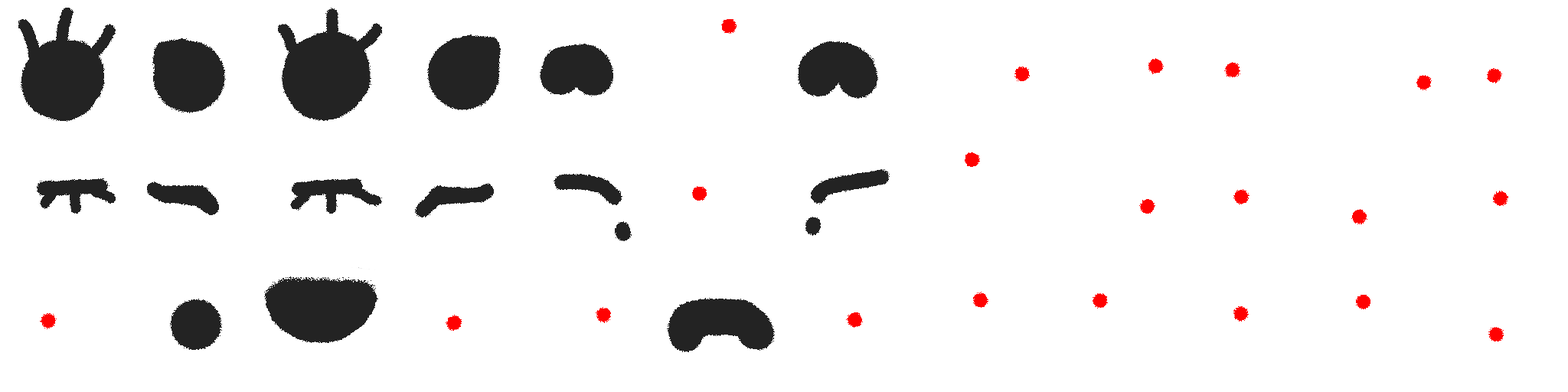
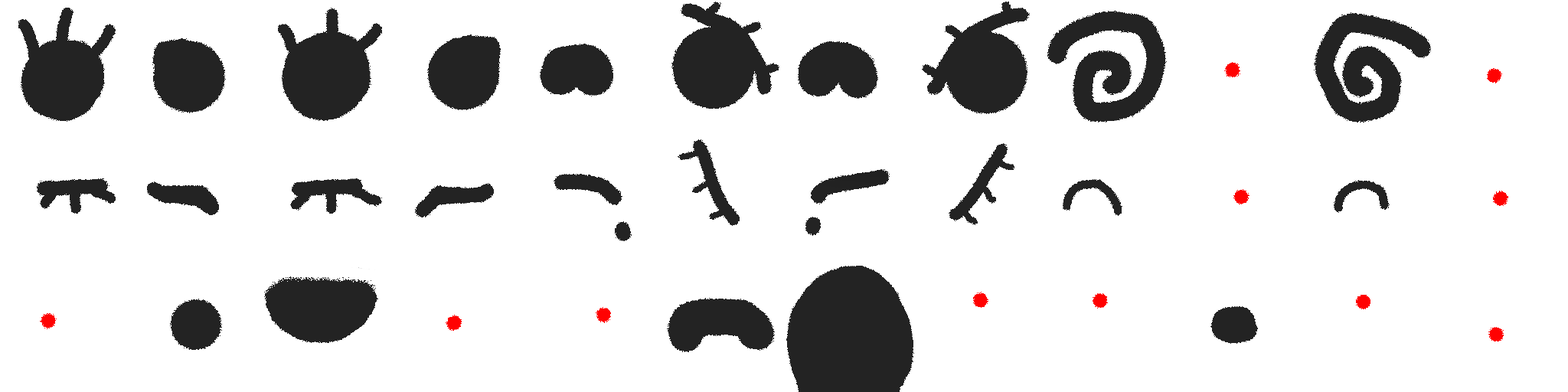
Before/after of a w=1568, h=392 layered artwork. What changed in the layer stack:
painted on "Layer 3" over [671, 1, 1432, 392]
